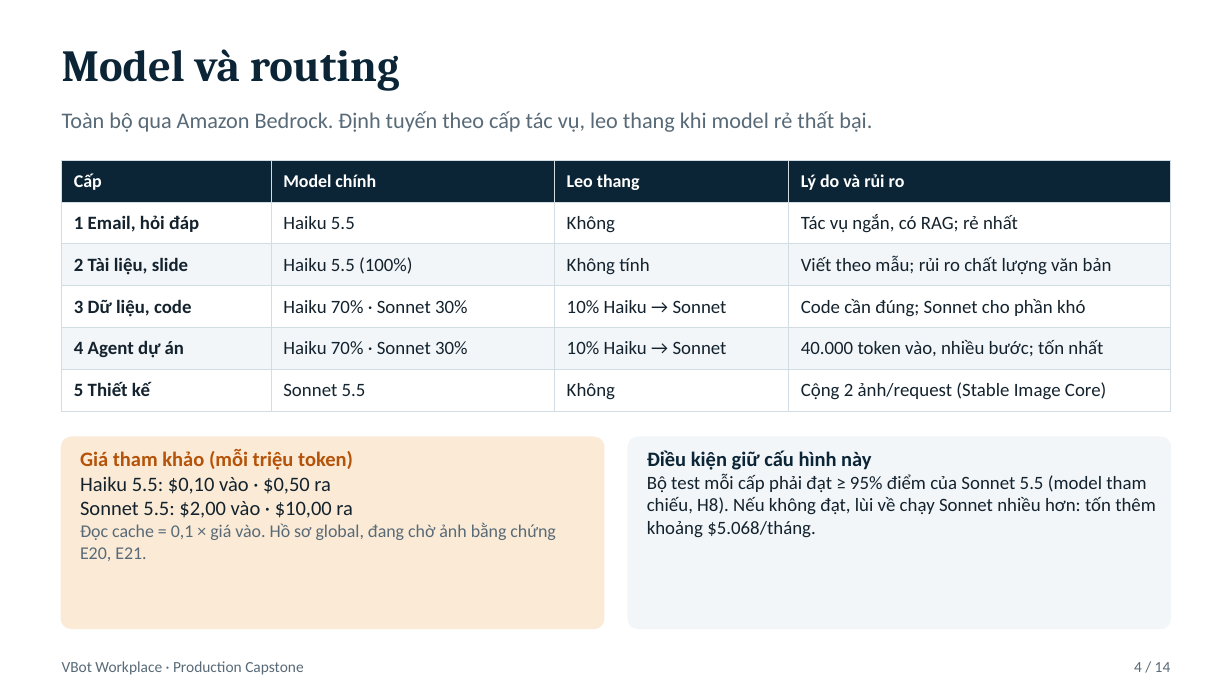
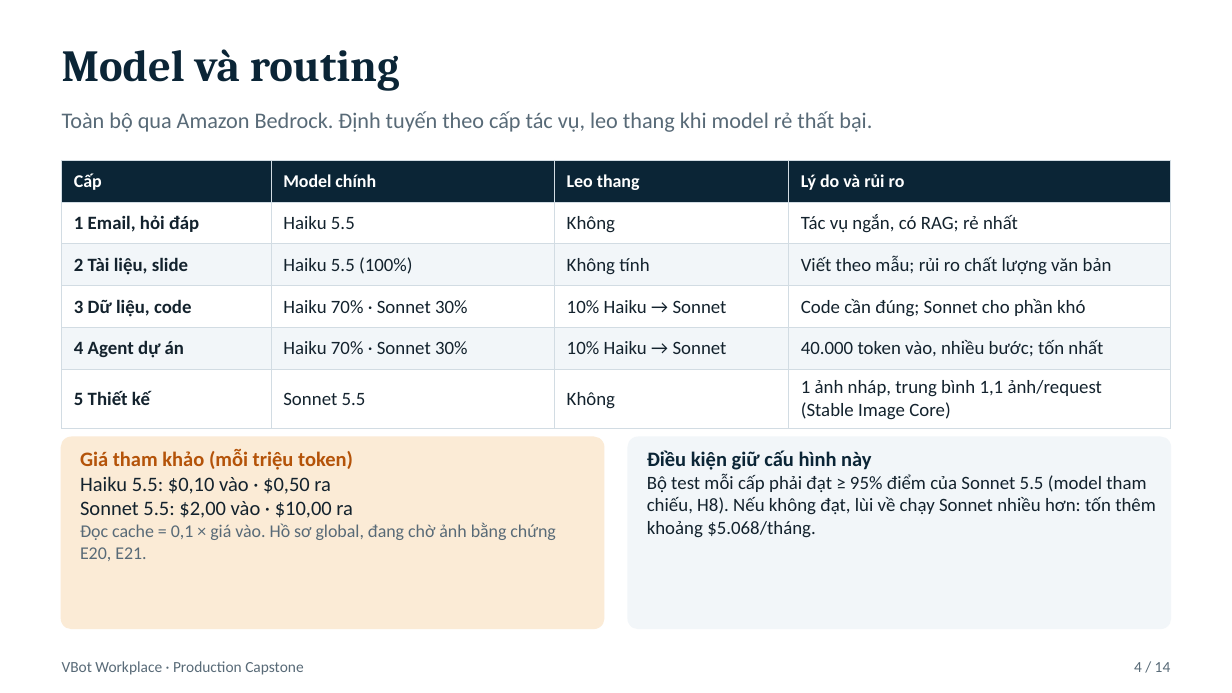
Before and after one commit to TuTune04/K4-Track2-Day28-TTL, a slide deck: slide 5 of submit/VBot_slide.pptx. Drawn at 1232x693 pixels with LibreOffice and Linux fonts; fonts in the diff are those of the drawing. Boxes give left, top, right and bottom in pixels: in the first picture for what was removed or moved away, otherwise in the second. Text is boxed around its words. In the diff, an @@ line names an element or a change of style, - is before the commit and + after.

```diff
--- a/submit/VBot_slide.pptx
+++ b/submit/VBot_slide.pptx
@@ table at (62, 160, 1170, 424) @@
-row 6, column 4: Cộng 2 ảnh/request (Stable Image Core)
+row 6, column 4: 1 ảnh nháp, trung bình 1,1 ảnh/request (Stable Image Core)
```
Also in this commit, not shown: 10 other slides changed, 10 other files.
